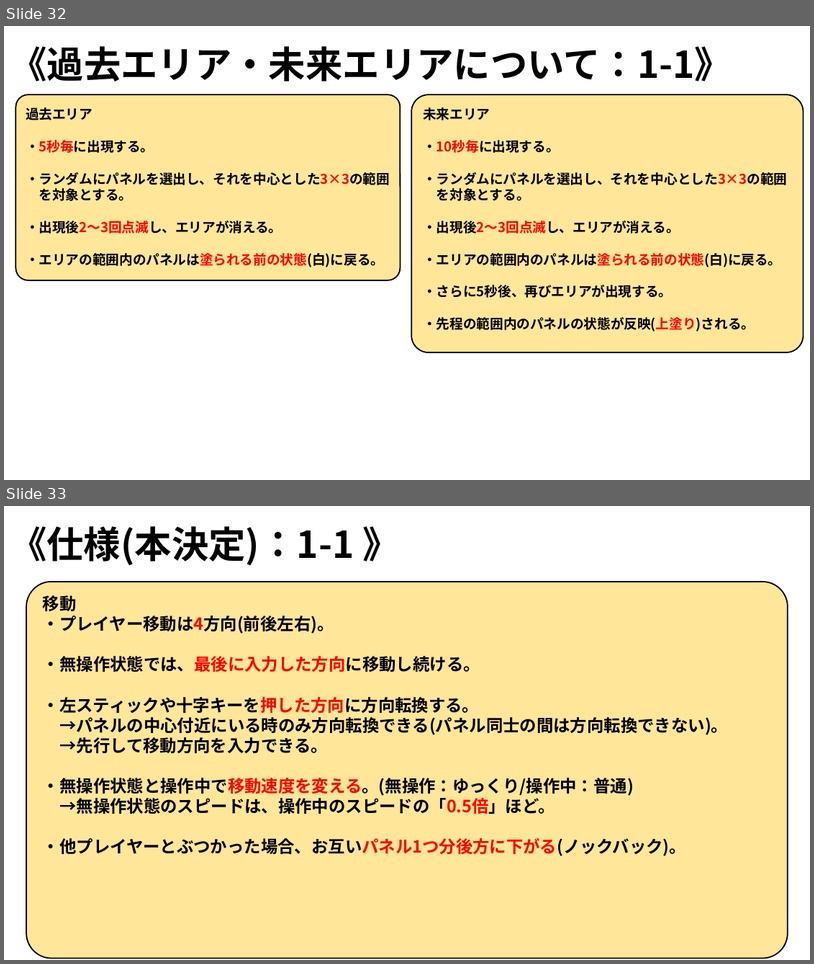
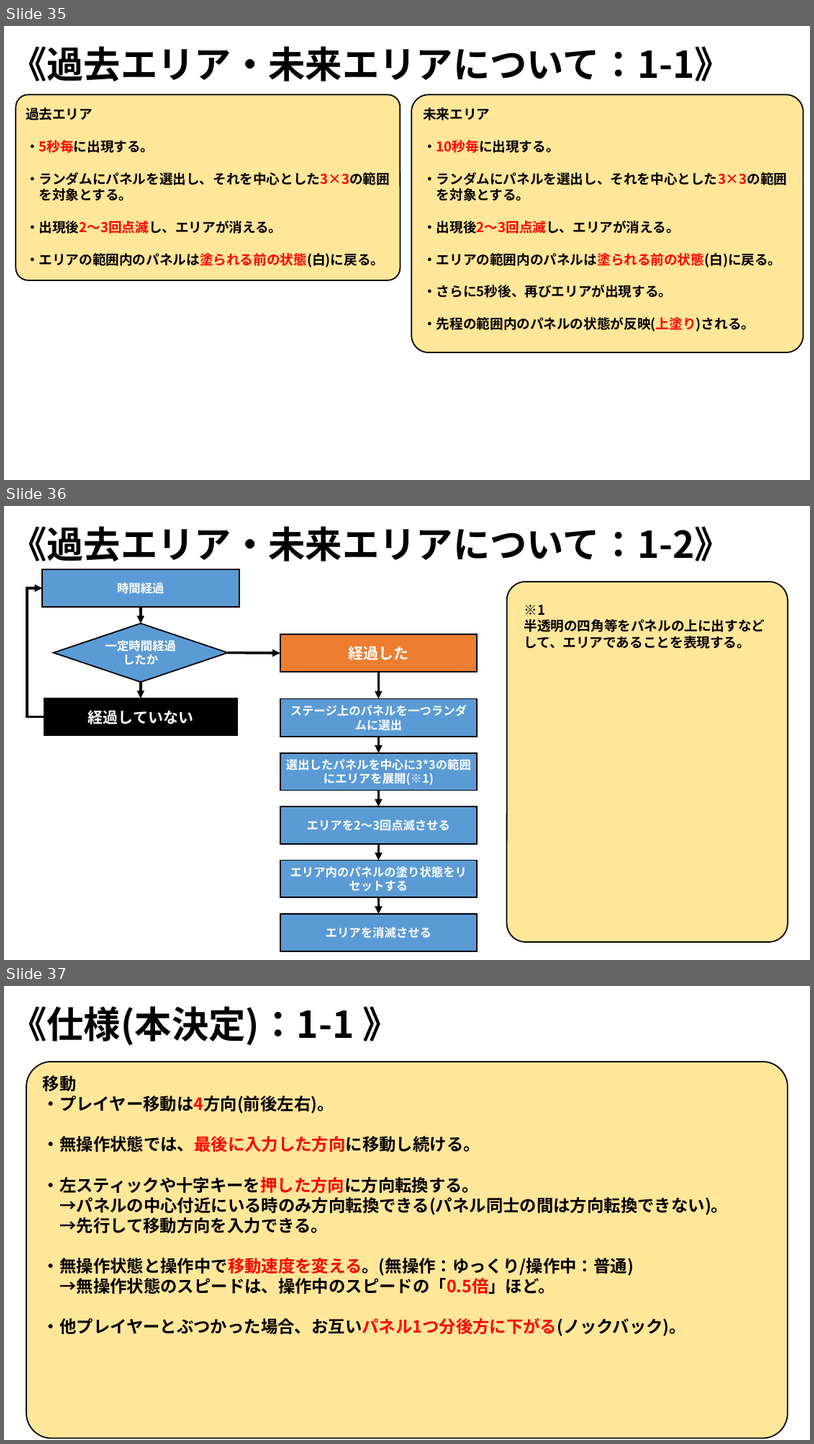
Before and after one commit to ARITA-MEIGEN/C-Team001, a slide deck: data/GS3_チーム2_仕様書.pptx. Shown one above the other, each under a label of ours: slides 32 and 33 before the commit, slides 35, 36 and 37 after it. The pictures are 814x964 and 814x1444 pixels, drawn with LibreOffice and Linux fonts; fonts in the diff are those of the drawing; background and template pictures are left out. Boxes give left, top, right and bottom in pixels: in the first picture for what was removed or moved away, otherwise in the second. Text is boxed around its words. In the diff, an @@ line names an element or a change of style, - is before the commit and + after.

```diff
--- a/data/GS3_チーム2_仕様書.pptx
+++ b/data/GS3_チーム2_仕様書.pptx
@@ slide 36 added at bbox=[4, 506, 810, 960], background picture (left out) @@
@@ text added at bbox=[10, 526, 732, 561], 44 pt, text #000000, bold @@
+《過去エリア・未来エリアについて：1-2》
@@ rectangle added at bbox=[42, 569, 239, 607], fill #5B9BD5, outline #000000 1.5 pt, 14 pt, text #FFFFFF, bold @@
+時間経過
@@ elbow arrow added from (44, 717) to (42, 588), #000000 3 pt @@
@@ rounded rectangle added at bbox=[507, 582, 789, 942], fill #FFE699, outline #000000 1.5 pt @@
@@ arrow added from (141, 607) to (141, 623), #000000 3 pt @@
@@ text added at bbox=[524, 605, 765, 649], 16 pt, text #000000, bold @@
+※1
+半透明の四角等をパネルの上に出すなど
+して、エリアであることを表現する。
@@ diamond added at bbox=[54, 623, 228, 682], fill #5B9BD5, outline #000000 1.5 pt, 14 pt, text #FFFFFF, bold @@
+一定時間経過したか
@@ rectangle added at bbox=[280, 634, 478, 672], fill #ED7D31, outline #000000 1.5 pt, 18 pt, text #FFFFFF, bold @@
+経過した
@@ arrow added from (228, 652) to (280, 653), #000000 3 pt @@
@@ arrow added from (379, 672) to (379, 698), #000000 3 pt @@
@@ rectangle added at bbox=[44, 698, 237, 736], fill #000000, outline #000000 1.5 pt, 18 pt, text #FFFFFF, bold @@
+経過していない
@@ arrow added from (141, 682) to (141, 698), #000000 3 pt @@
@@ rectangle added at bbox=[280, 698, 478, 736], fill #5B9BD5, outline #000000 1.5 pt, 14 pt, text #FFFFFF, bold @@
+ステージ上のパネルを一つランダムに選出
@@ arrow added from (379, 736) to (379, 753), #000000 3 pt @@
@@ rectangle added at bbox=[280, 753, 478, 790], fill #5B9BD5, outline #000000 1.5 pt, 14 pt, text #FFFFFF, bold @@
+選出したパネルを中心に3*3の範囲にエリアを展開(※1)
@@ rectangle added at bbox=[280, 807, 478, 844], fill #5B9BD5, outline #000000 1.5 pt, 14 pt, text #FFFFFF, bold @@
+エリアを2～3回点滅させる
@@ arrow added from (379, 790) to (379, 807), #000000 3 pt @@
@@ arrow added from (379, 844) to (379, 860), #000000 3 pt @@
@@ rectangle added at bbox=[280, 860, 478, 898], fill #5B9BD5, outline #000000 1.5 pt, 14 pt, text #FFFFFF, bold @@
+エリア内のパネルの塗り状態をリセットする
@@ rectangle added at bbox=[280, 914, 478, 951], fill #5B9BD5, outline #000000 1.5 pt, 14 pt, text #FFFFFF, bold @@
+エリアを消滅させる
@@ arrow added from (379, 898) to (379, 914), #000000 3 pt @@
@@ what was slide 32 is now slide 35 @@
@@ what was slide 33 is now slide 37 @@
```
Also in this commit, not shown: 1 slide changed, 3 other slides added.
